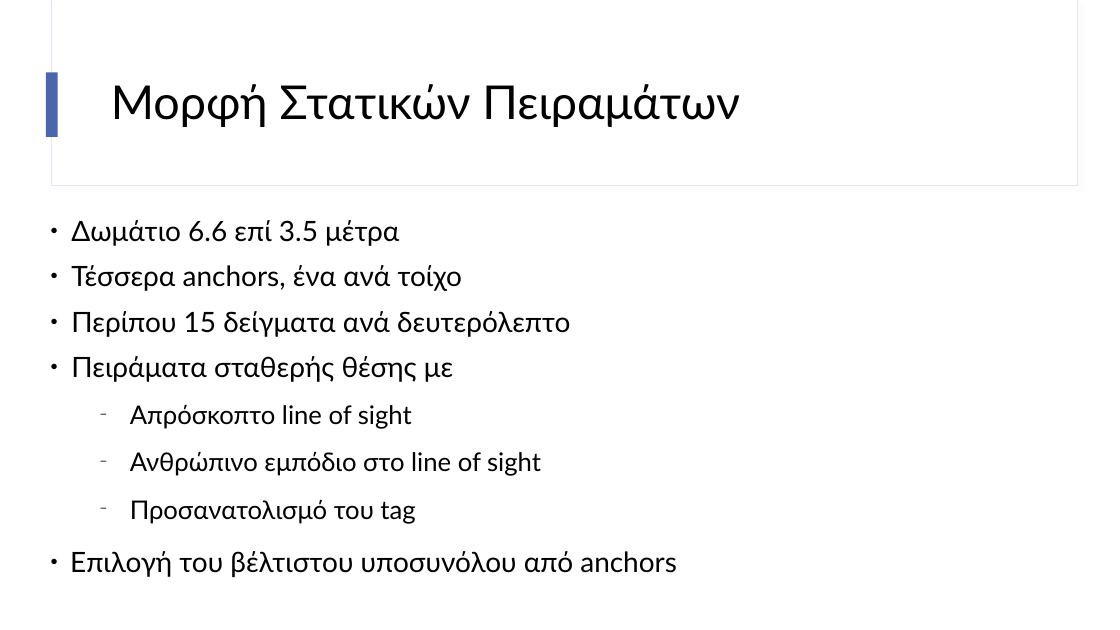
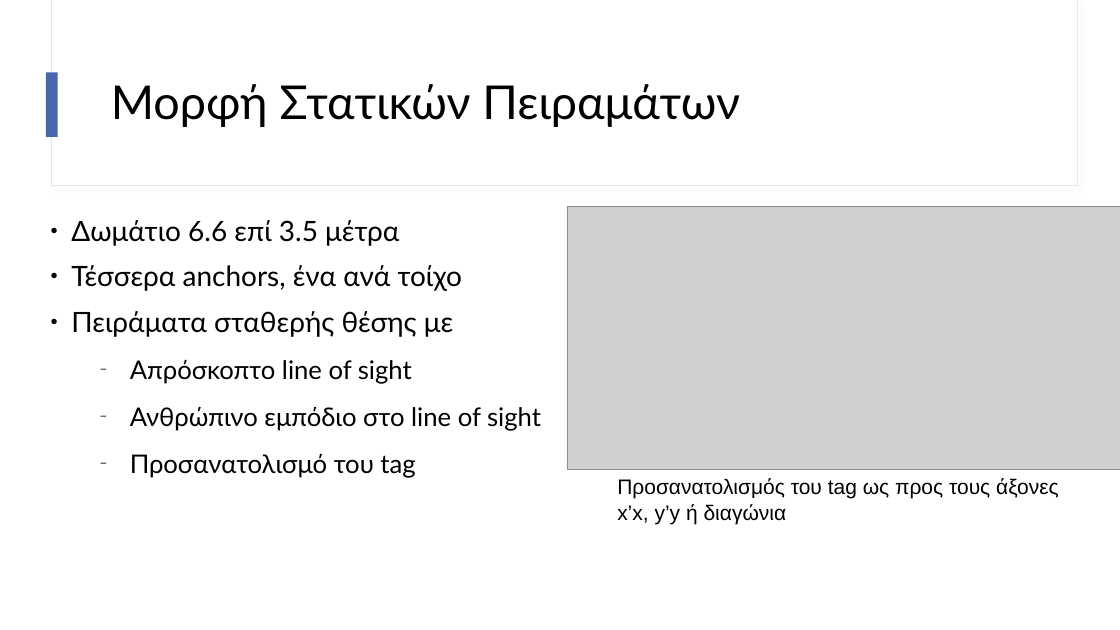
Before and after one commit to imanthoc/thesis, a slide deck: slide 12 of report/powerpoint/my_parousiasi.odp (slide 14 before the commit). Drawn at 1120x630 pixels with LibreOffice and Linux fonts; fonts in the diff are those of the drawing; grey boxes stand for pictures. Boxes give left, top, right and bottom in pixels: in the first picture for what was removed or moved away, otherwise in the second. Text is boxed around its words. In the diff, an @@ line names an element or a change of style, - is before the commit and + after.

```diff
--- a/report/powerpoint/my_parousiasi.odp
+++ b/report/powerpoint/my_parousiasi.odp
@@ picture added at bbox=[567, 207, 1120, 470] @@
@@ text at bbox=[71, 311, 570, 337]: paragraph removed @@
-● Περίπου 15 δείγματα ανά δευτερόλεπτο
@@ text added at bbox=[617, 478, 1059, 524], 18 pt, text #000000 @@
+Προσανατολισμός του tag ως προς τους άξονες x’x, y’y ή διαγώνια
@@ text at bbox=[70, 551, 677, 577]: paragraph removed @@
-● Επιλογή του βέλτιστου υποσυνόλου από anchors
```
Also in this commit, not shown: 27 other slides changed, 5 slides removed, 4 other files.
